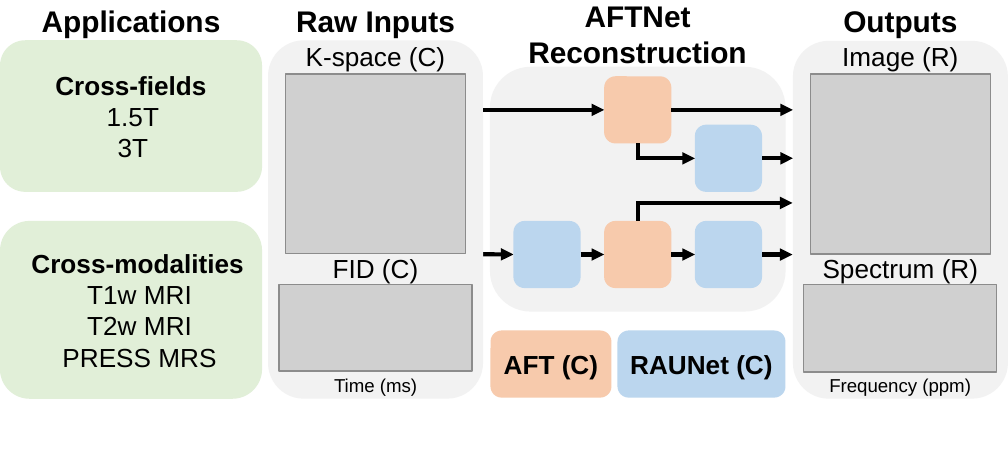
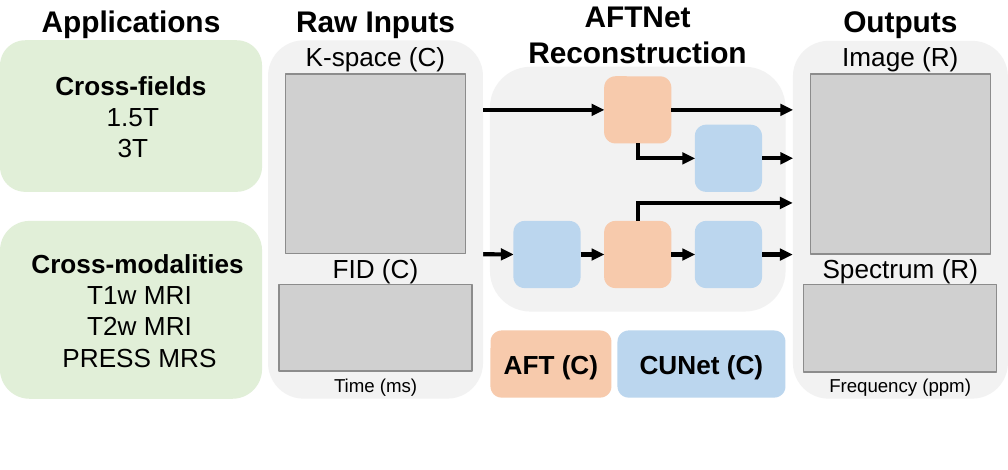
Before and after one commit to yanting-yang/AFT-Net, a slide deck: slide 1 of figures/summary/main.pptx. Drawn at 1008x470 pixels with LibreOffice and Linux fonts; fonts in the diff are those of the drawing; grey boxes stand for pictures. Boxes give left, top, right and bottom in pixels: in the first picture for what was removed or moved away, otherwise in the second. Text is boxed around its words. In the diff, an @@ line names an element or a change of style, - is before the commit and + after.

```diff
--- a/figures/summary/main.pptx
+++ b/figures/summary/main.pptx
@@ text in rounded rectangle at <box>640,355,763,380</box>: text changed @@
-RAUNet (C)
+CUNet (C)
```
Also in this commit, not shown: 1 other file.
